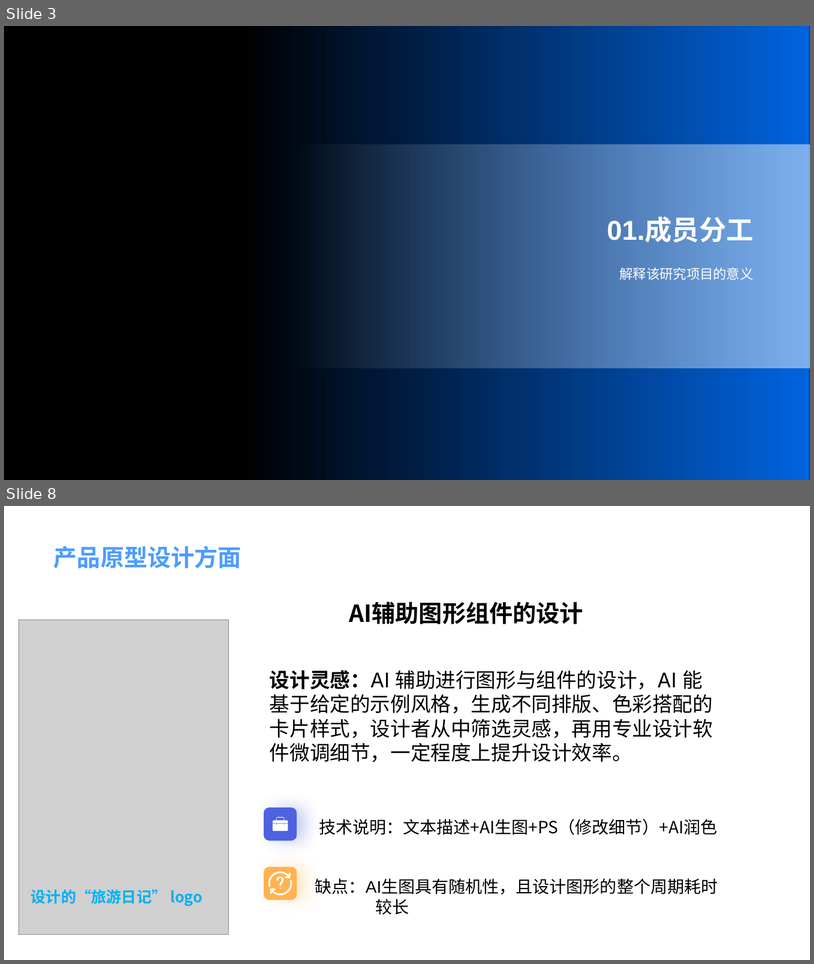
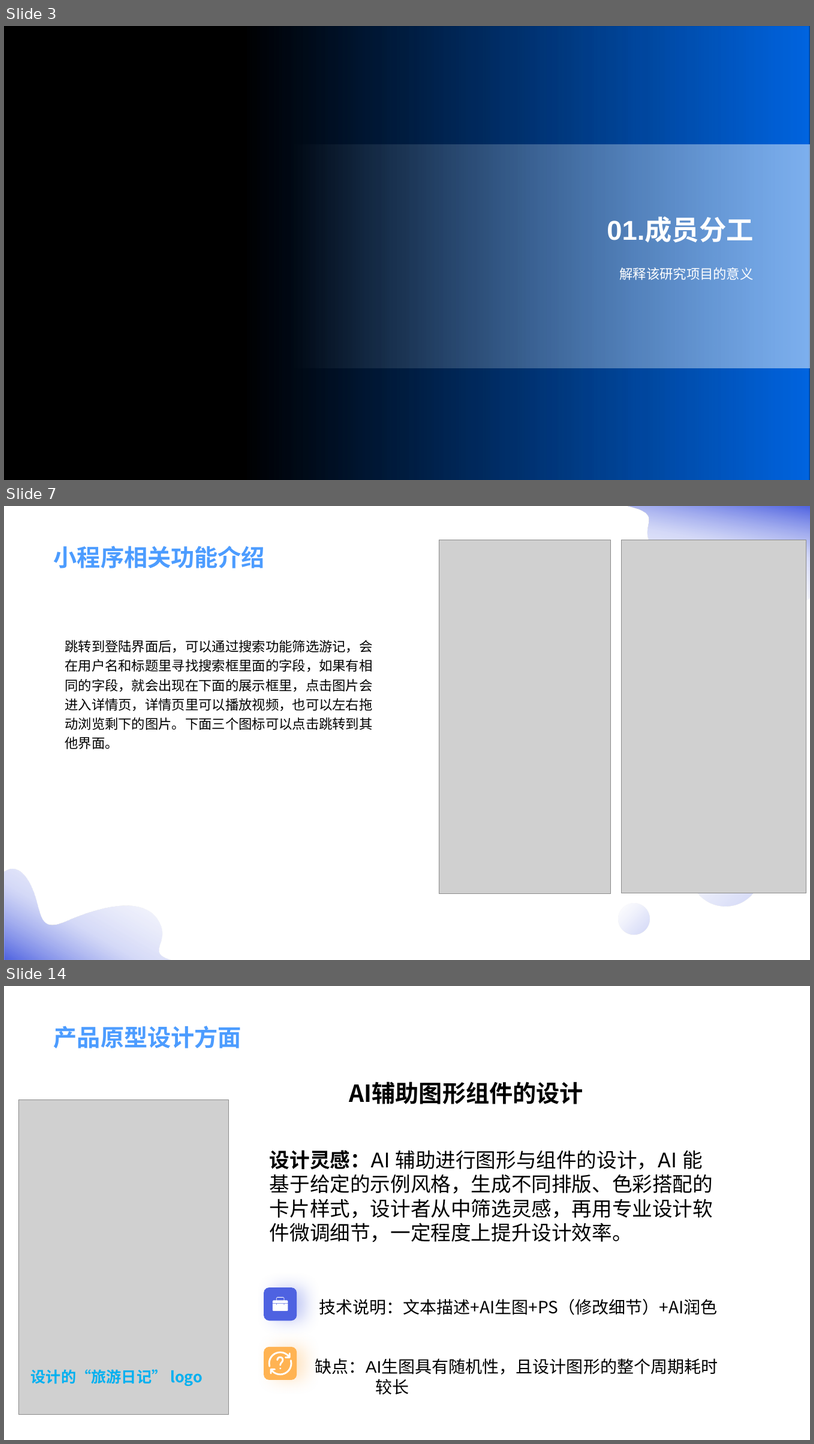
Before and after one commit to lxcxjxhx/hos-app, a slide deck: 项目介绍PPT&MVP/飞码先锋队项目介绍.pptx. Shown one above the other, each under a label of ours: slides 3 and 8 before the commit, slides 3, 7 and 14 after it; the slides between them are not shown. The pictures are 814x964 and 814x1444 pixels, drawn with LibreOffice and Linux fonts; fonts in the diff are those of the drawing; grey boxes stand for pictures; background and template pictures are left out. Boxes give left, top, right and bottom in pixels: in the first picture for what was removed or moved away, otherwise in the second. Text is boxed around its words. In the diff, an @@ line names an element or a change of style, - is before the commit and + after.

```diff
--- a/项目介绍PPT&MVP/飞码先锋队项目介绍.pptx
+++ b/项目介绍PPT&MVP/飞码先锋队项目介绍.pptx
@@ slide 7 added at [4, 506, 810, 960], background picture (left out); not listed: 1 template element that a slide beside it also shows @@
@@ picture added at [440, 540, 611, 893] @@
@@ picture added at [622, 540, 807, 892] @@
@@ title added at [54, 546, 265, 568], 28 pt, text #4C9CFF, bold @@
+小程序相关功能介绍
@@ group added at [4, 506, 810, 960]: 2 freeform shapes, 2 ellipses, 1 text @@
+跳转到登陆界面后，可以通过搜索功能筛选游记，会在用户名和标题里寻找搜索框里面的字段，如果有相同的字段，就会出现在下面的展示框里，点击图片会进入详情页，详情页里可以播放视频，也可以左右拖动浏览剩下的图片。下面三个图标可以点击跳转到其他界面。
@@ what was slide 8 is now slide 14 @@
```
Also in this commit, not shown: 3 slides changed, 7 other slides added, 2 slides removed.
